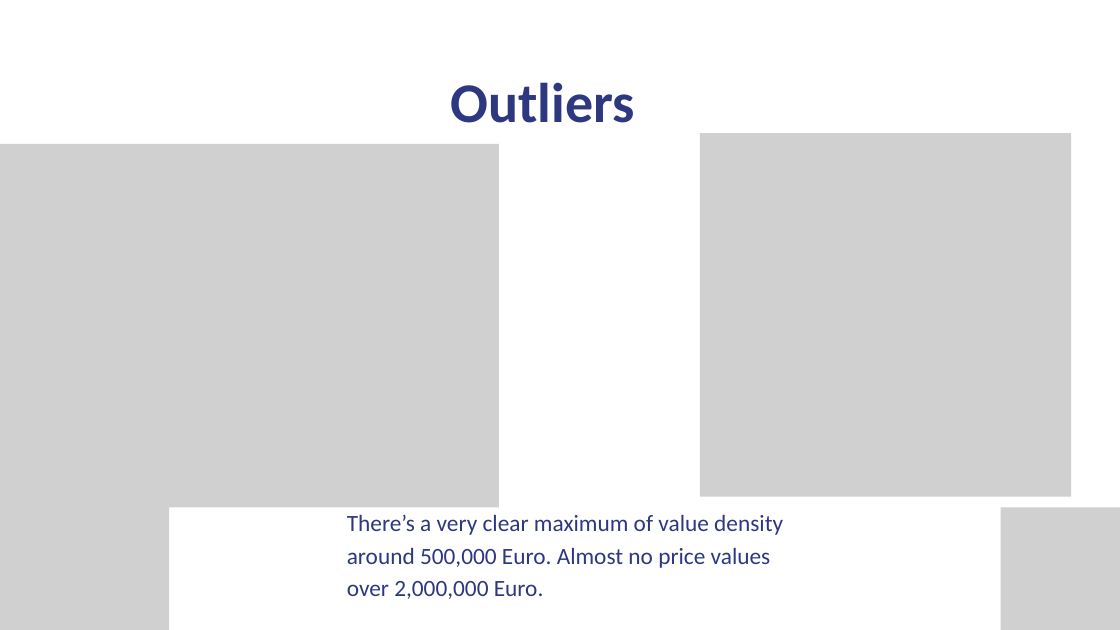
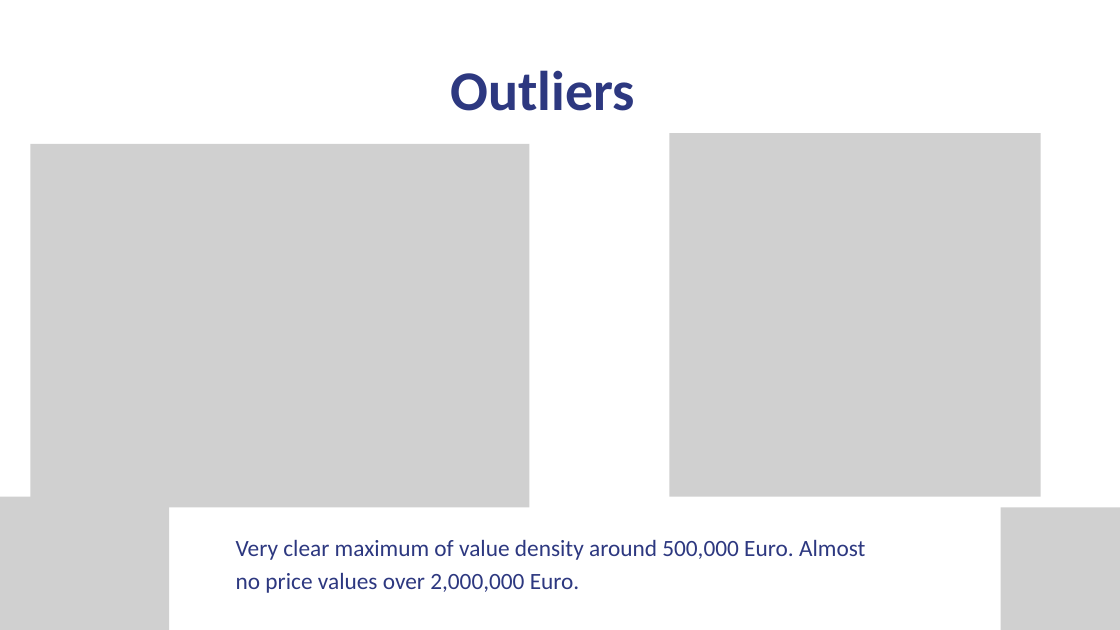
Before and after one commit to Alkszo/immo_eliza_analysis, a slide deck: slide 6 of presentation/immo-eliza_analysis.pptx. Drawn at 1120x630 pixels with LibreOffice and Linux fonts; fonts in the diff are those of the drawing; grey boxes stand for pictures. Boxes give left, top, right and bottom in pixels: in the first picture for what was removed or moved away, otherwise in the second. Text is boxed around its words. In the diff, an @@ line names an element or a change of style, - is before the commit and + after.

Commit message:
Updated presentation

```diff
--- a/presentation/immo-eliza_analysis.pptx
+++ b/presentation/immo-eliza_analysis.pptx
@@ text "Outliers": place and size @@
-text "Outliers" at [451,82,635,123]
+text "Outliers" at [451,70,635,111]
@@ picture: place and size @@
-picture at [0,144,499,507]
+picture at [30,144,529,507]
@@ picture: place and size @@
-picture at [700,133,1071,497]
+picture at [669,133,1040,497]
@@ text at [236,540,865,593]: text changed @@
-There’s a very clear maximum of value density
-around 500,000 Euro. Almost no price values over 2,000,000 Euro.
+Very clear maximum of value density around 500,000 Euro. Almost no price values over 2,000,000 Euro.
```
Also in this commit, not shown: 5 other slides changed.
